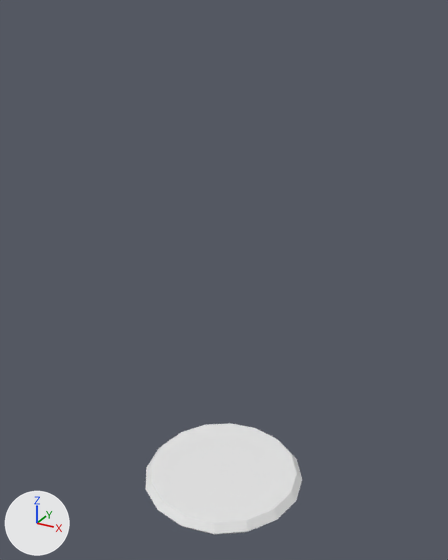
One commit to the Blender file isometric buildings/6/Cylinder.blend: the scene before it, then after it.
Camera for both pictures: a 50 mm lens placed at (3.28, -5.94, 5.98), pointed at (-0.01, 0.04, 2.99). Arrows for +X, +Y and +Z are at lower left; the lights stay in place.
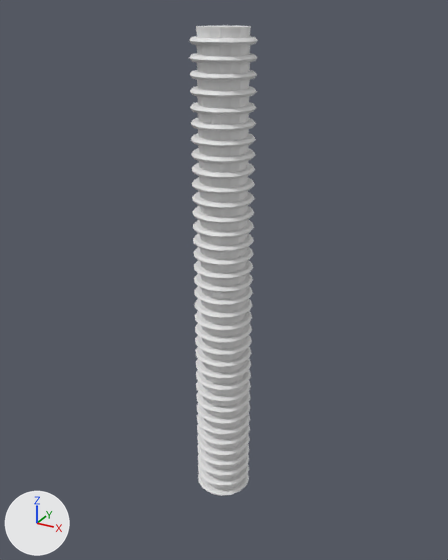
Edits to the bpy script that builds the scene:
```text
Change me_circle:
    used by ob_circle; location = (0.0, 0.0, 0.0)
    remove me_circle.from_pydata(...)  # 48 vertices, 34 faces; spans x -1.08..1.08, y -1.08..1.08, z 0.0..0.19
    add me_circle.from_pydata(...)  # 80 vertices, 66 faces; spans x -1.08..1.08, y -1.08..1.08, z 0.0..0.51
    me_circle part 1
    1 face is deleted
    32 vertices are added at x -0.85..0.85, y -0.85..0.85, z 0.19..0.51
    33 new faces join them
Add cu_beziercurve:
    cu_beziercurve = bpy.data.curves.new('BezierCurve', 'CURVE')
    cu_beziercurve.dimensions = '3D'
    _sp = cu_beziercurve.splines.new('BEZIER'); _sp.bezier_points.add(1)
    _sp.bezier_points.foreach_set('co', [0.0, 0.0, 0.0, 5.8, 0.0, 0.0])
    _sp.bezier_points.foreach_set('handle_left', [-0.707, 0.0, 0.0, 4.8, 0.0, 0.0])
    _sp.bezier_points.foreach_set('handle_right', [0.707, 0.0, 0.0, 6.8, 0.0, 0.0])
    for _p, _l, _r in zip(_sp.bezier_points, ['ALIGNED', 'ALIGNED'], ['ALIGNED', 'ALIGNED']): _p.handle_left_type = _l; _p.handle_right_type = _r
    _sp.order_u = 0
    _sp.order_v = 0
    cu_beziercurve.use_path = True
    cu_beziercurve.fill_mode = 'FULL'
Change ob_circle:
    ob_circle.scale: (1.0, 1.0, 1.0) -> (0.327, 0.327, 0.327)
    add _m = ob_circle.modifiers.new('Array', 'ARRAY')
    add _m.count = 35
    add _m.relative_offset_displace = (0.0, 0.0, 1.0)
    add _m = ob_circle.modifiers.new('Curve', 'CURVE')
    add _m.object = ob_beziercurve
Add ob_beziercurve:
    ob_beziercurve = bpy.data.objects.new('BezierCurve', cu_beziercurve)
    ob_beziercurve.location = (0.0, 0.0, 0.0)
    ob_beziercurve.rotation_euler = (0.0, -1.571, 0.0)  # degrees (0, -90, 0)
```

Location of each change, (x1, y1, x2, y2) in pixels of the pictures (448 x 560 px):
'Circle', reshaped, rescaled, modifiers changed (55% narrower, 318% taller)
    before: (146, 423, 302, 535)
    after: (189, 25, 258, 496)
part 1 of me_circle, built on
    before: (151, 423, 297, 523)
    after: (192, 25, 255, 492)
